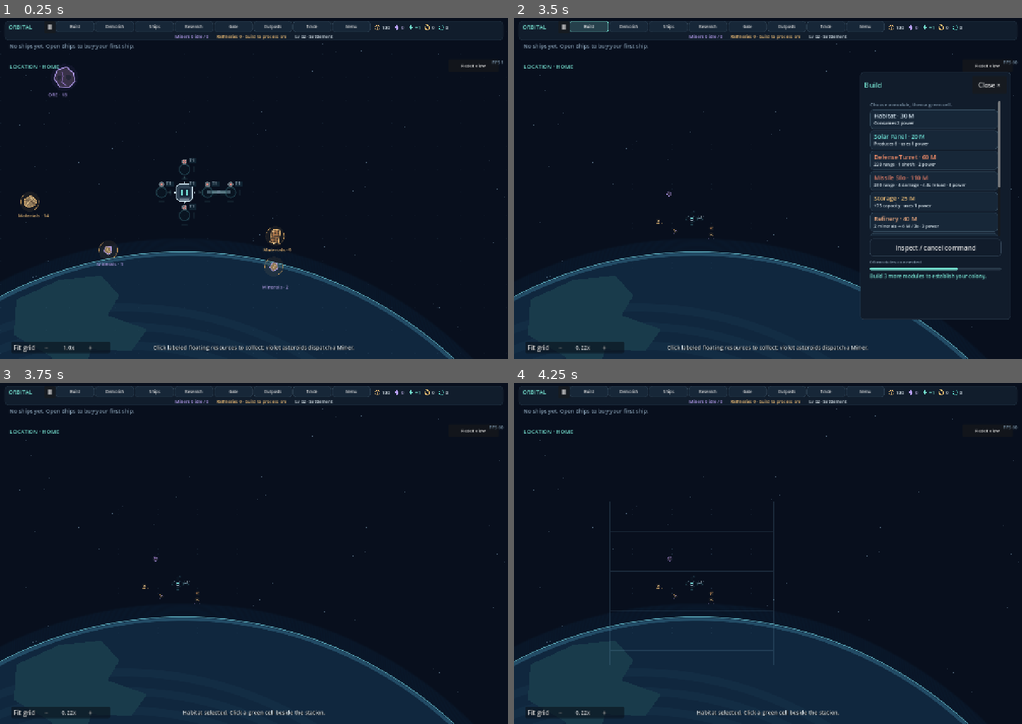
Above: before the commit, frames 1-4 (two rows, left to right).
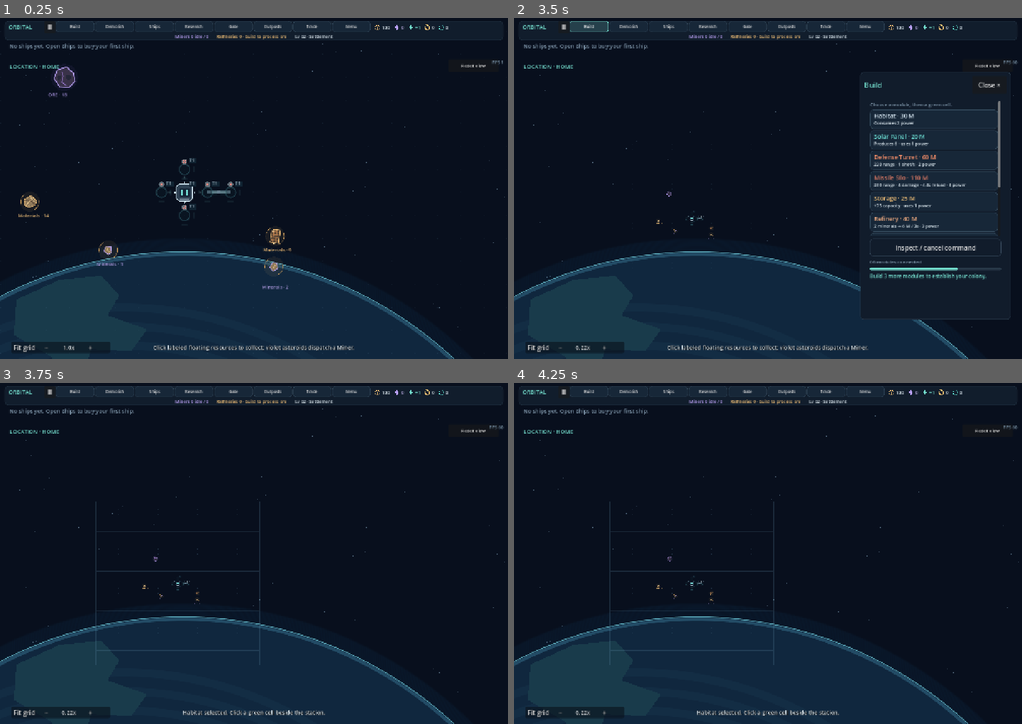
Above: after the commit, the same moments.

Repository: pidiman/orbital
Game: Godot game, scene res://orbital.tscn
Same seed, same stepped clock (60 frames per second), same inputs: the game is played once before the commit and once after it.
Inputs (mouse positions are in pixels of both pictures, inside the frame that each line leads up to):
- Up to frame 1 (0.25 s): no input
- Up to frame 2 (3.5 s): click "Fit grid" at 0.5 s; click "−" at 1.25 s; click "+" at 2 s; click "Build" at 2.75 s
- Up to frame 3 (3.75 s): click (421, 485) at 3.5 s
- Up to frame 4 (4.25 s): no input

Frames 1-2 are identical in both runs. In frame 3, 0.4% of the frame differs, in the area x 18-52%, y 34-72%; in frame 4, nothing differs.

Commit message:
Fix frame time stutter (spike diagnosis) and slow module placement (sync recalc investigation)

Diff:
--- a/scripts/cargo_shuttle.gd
+++ b/scripts/cargo_shuttle.gd
@@ -136,6 +136,7 @@
 	return true
 
 func tick() -> void:
+	if routes.is_empty(): return
 	for id: int in routes.keys():
 		if not fleet.model.ships.has(id): routes.erase(id); continue
 		var route: Dictionary = routes[id]
--- a/scripts/docking_model.gd
+++ b/scripts/docking_model.gd
@@ -5,6 +5,7 @@
 var ships: Dictionary = {}
 var usage: Dictionary = {}
 var suspended: bool = false
+var reconcile_key: String = ""
 var fleet_ref: WeakRef
 var fleet: RefCounted:
 	get: return fleet_ref.get_ref()
@@ -30,6 +31,11 @@
 
 func reconcile() -> void:
 	if suspended: return
+	# Model and fleet both emit changed for one simulation tick. Avoid running
+	# the full parking/capacity scan twice when the relevant state is identical.
+	var current_key: String = str(fleet.model.modules) + str(fleet.model.ships) + str(fleet.jobs) + str(fleet.transport.jobs) + str(fleet.collection.jobs) + str(fleet.cargo.routes) + str(fleet.repairs.jobs)
+	if current_key == reconcile_key: return
+	reconcile_key = current_key
 	var available: Dictionary = docks()
 	var next_ships: Dictionary = {}
 	var next_usage: Dictionary = {}
--- a/scripts/gate_panel.gd
+++ b/scripts/gate_panel.gd
@@ -48,8 +48,6 @@
 	locations_label = hud._label(locations_scroll, "", 13, hud.INK)
 	var note: Label = hud._label(column, "Jump Ships can found outposts. Local Miners deposit there. Outposts support Solar, Storage, Space Dock and Gates. Resource hauling stays within each region.", 12, hud.MUTED)
 	note.autowrap_mode = TextServer.AUTOWRAP_WORD_SMART
-	fleet.changed.connect(refresh)
-	fleet.model.changed.connect(refresh)
 	refresh()
 	hide()
 
--- a/scripts/gate_transport.gd
+++ b/scripts/gate_transport.gd
@@ -9,6 +9,7 @@
 	get: return fleet.model.locations.legacy_locations()
 	set(value): fleet.model.locations.import_locations(value)
 var jobs: Dictionary = {}
+var gate_sync_key: String = ""
 var fleet_ref: WeakRef
 var fleet: RefCounted:
 	get: return fleet_ref.get_ref()
@@ -21,6 +22,9 @@
 	sync_gates()
 
 func sync_gates() -> void:
+	var key: String = str(fleet.model.modules)
+	if key == gate_sync_key: return
+	gate_sync_key = key
 	fleet.model.capability_states("teleport", {"jumps": 0})
 
 func location(ship_id: int) -> String:
--- a/scripts/hud.gd
+++ b/scripts/hud.gd
@@ -87,6 +87,7 @@
 var tool_buttons: Dictionary = {}
 var selected: String = ""
 var status_time: float = 0.0
+var refresh_pending: bool = false
 var floating: Array[Dictionary] = []
 var compact_resources: HBoxContainer
 var resource_bar: PanelContainer
@@ -316,8 +317,11 @@
 		root.add_child(dev_panel)
 	fleet.transport.arrived.connect(func(ship_id: int, region_id: String) -> void: message("Ship #%d arrived at %s. Use Ships commands for local operations." % [ship_id, fleet.regions.catalog[region_id].name]))
 	fleet.diplomacy.mission_completed.connect(_trade_completed)
-	model.changed.connect(refresh)
-	fleet.changed.connect(refresh)
+	# Coalesce the many model/fleet signals emitted by one simulation tick. The
+	# previous direct connections refreshed the entire HUD synchronously for each
+	# signal, creating periodic frame-time spikes.
+	model.changed.connect(_queue_refresh)
+	fleet.changed.connect(_queue_refresh)
 	model.level_reached.connect(_level_up)
 	refresh()
 	message("Welcome, commander. Click amber debris to collect materials.", false, 7.0)
@@ -390,7 +394,14 @@
 	goal_bar.value = mini(model.modules.size(), 9)
 	_refresh_ships()
 	_refresh_upgrade()
+	if is_instance_valid(gate_panel) and gate_panel.visible: gate_panel.refresh()
+	if is_instance_valid(research_panel) and research_panel.visible: research_panel.refresh()
+	if is_instance_valid(trade_panel) and trade_panel.visible: trade_panel.refresh()
+	if is_instance_valid(region_navigation) and region_navigation.visible: region_navigation.refresh()
 	goal_label.text = "Build %d more modules to establish your colony." % (9 - model.modules.size()) if model.modules.size() < 9 else "Colony established. Keep growing."
+
+func _queue_refresh() -> void:
+	refresh_pending = true
 
 func message(text: String, error: bool = false, duration: float = 4.0) -> void:
 	status_label.text = text
@@ -409,6 +420,9 @@
 	floating.append({"label": label, "time": 0.0, "duration": 1.2})
 
 func _process(delta: float) -> void:
+	if refresh_pending:
+		refresh_pending = false
+		refresh()
 	status_label.tooltip_text = status_label.text
 	fps_refresh_remaining -= delta
 	if fps_refresh_remaining <= 0.0:
@@ -843,16 +857,12 @@
 	command_buttons.clear()
 	capability_buttons.clear()
 	sell_buttons.clear()
-	fleet.changed.disconnect(trade_panel.refresh)
-	model.changed.disconnect(trade_panel.refresh)
 	root.remove_child(trade_panel)
 	trade_panel.queue_free()
 	trade_panel = TradePanel.new()
 	trade_panel.hud = self
 	trade_panel.fleet = fleet
 	root.add_child(trade_panel)
-	fleet.changed.disconnect(region_navigation.refresh)
-	model.changed.disconnect(region_navigation.refresh)
 	region_navigation.location_label.queue_free()
 	root.remove_child(region_navigation)
 	region_navigation.queue_free()
--- a/scripts/material_collection.gd
+++ b/scripts/material_collection.gd
@@ -10,6 +10,7 @@
 var model: StationModel
 var fleet_ref: WeakRef
 var supply_ref: WeakRef
+var depot_sync_key: String = ""
 var fleet: RefCounted:
 	get: return fleet_ref.get_ref()
 var supply: RefCounted:
@@ -23,6 +24,9 @@
 	sync_depots()
 
 func sync_depots() -> void:
+	var key: String = str(model.modules)
+	if key == depot_sync_key: return
+	depot_sync_key = key
 	model.capability_states("material_depot", {"delivered": 0})
 
 static func depot_position(point: Vector2) -> Vector2:
--- a/scripts/region_navigation.gd
+++ b/scripts/region_navigation.gd
@@ -100,8 +100,6 @@
 	target_rows.size_flags_horizontal = Control.SIZE_EXPAND_FILL
 	scroll.add_child(target_rows)
 	hud._label(column, "Mining requires a local outpost and Miner. Hauling to Home is not available yet.", 12, hud.MUTED)
-	fleet.changed.connect(refresh)
-	fleet.model.changed.connect(refresh)
 	refresh()
 	# Keep location persistent; region shortcuts belong inside the Regions menu.
 	location_label.reparent(hud.root)
--- a/scripts/repair_ship.gd
+++ b/scripts/repair_ship.gd
@@ -8,6 +8,7 @@
 const FIELDS: Array[String] = ["jobs"]
 var fleet_ref: WeakRef
 var jobs: Dictionary = {}
+var assignment_dirty: bool = true
 var fleet: RefCounted:
 	get: return fleet_ref.get_ref()
 var model: StationModel:
@@ -15,9 +16,22 @@
 
 func _init(owner_fleet: RefCounted) -> void:
 	fleet_ref = weakref(owner_fleet)
+	owner_fleet.model.module_damaged.connect(func(_position: Vector2) -> void: assignment_dirty = true)
+	owner_fleet.model.module_hp_changed.connect(func(_position: Vector2) -> void: assignment_dirty = true)
+	owner_fleet.model.module_removed.connect(func(_position: Vector2) -> void: assignment_dirty = true)
 
 func advance(delta: float) -> void:
-	_assign_idle_ships()
+	var has_repair_ship: bool = false
+	for ship_id: int in model.ships:
+		if model.ship_catalog[model.ships[ship_id]].has("repair"):
+			has_repair_ship = true
+			break
+	if not has_repair_ship and jobs.is_empty(): return
+	if assignment_dirty:
+		_assign_idle_ships()
+		assignment_dirty = false
+	elif jobs.is_empty():
+		return
 	for ship_id: int in jobs.keys():
 		if not model.ships.has(ship_id):
 			jobs.erase(ship_id)
@@ -66,11 +80,22 @@
 func _assign_idle_ships() -> void:
 	var claimed: Dictionary = {}
 	for job: Dictionary in jobs.values(): claimed[job.target] = true
+	# Scan module health once per simulation tick, then let each Repair Ship
+	# choose from that small candidate set. The old path rescanned every module
+	# once per repair ship even when nothing was damaged.
+	var damaged_by_region: Dictionary = {}
+	for id: String in model.locations.structures:
+		var structure: Dictionary = model.locations.structures[id]
+		var scope: StationModel = model if structure.station_id == model.locations.primary_station() else model.scoped_station(structure.station_id)
+		if scope.module_hp(structure.position) < scope.module_max_hp(structure.position):
+			if not damaged_by_region.has(structure.region): damaged_by_region[structure.region] = []
+			damaged_by_region[structure.region].append(id)
+	if damaged_by_region.is_empty(): return
 	for ship_id: int in model.ships:
 		var definition: Dictionary = model.ship_catalog[model.ships[ship_id]]
 		if not definition.has("repair") or jobs.has(ship_id) or fleet.unit_busy(ship_id): continue
 		var region: String = model.locations.ship_region(ship_id)
-		var target: String = _nearest_damaged(region, claimed, ship_id)
+		var target: String = _nearest_damaged(region, claimed, ship_id, damaged_by_region.get(region, []))
 		if target.is_empty(): continue
 		var structure: Dictionary = model.locations.structures[target]
 		var capability: Dictionary = definition.repair
@@ -79,13 +104,13 @@
 		claimed[target] = true
 		changed.emit()
 
-func _nearest_damaged(region: String, claimed: Dictionary, ship_id: int) -> String:
+func _nearest_damaged(region: String, claimed: Dictionary, ship_id: int, candidates: Array = []) -> String:
 	var best: String = ""
 	var distance: float = INF
 	var ship_record: Dictionary = model.locations.ships.get(ship_id, {})
 	var origin: Vector2 = Vector2.ZERO
 	if ship_record.has("purchase_position"): origin = ship_record.purchase_position
-	for id: String in model.locations.structures:
+	for id: String in candidates:
 		var structure: Dictionary = model.locations.structures[id]
 		if structure.region != region or structure.owner != model.locations.rules.primary_station.owner or claimed.has(id): continue
 		var scope: StationModel = model if structure.station_id == model.locations.primary_station() else model.scoped_station(structure.station_id)
--- a/scripts/research_model.gd
+++ b/scripts/research_model.gd
@@ -8,6 +8,7 @@
 	set(value): model.import_capability_states("research", value)
 var model_ref: WeakRef
 var trade_ref: WeakRef
+var lab_sync_key: String = ""
 var model: StationModel:
 	get: return model_ref.get_ref()
 var trade: RefCounted:
@@ -23,6 +24,9 @@
 	sync_labs()
 
 func sync_labs() -> void:
+	var key: String = str(model.modules)
+	if key == lab_sync_key: return
+	lab_sync_key = key
 	model.capability_states("research", {"completed": 0})
 
 func unlocked(category: String, item: String) -> bool:
--- a/scripts/research_panel.gd
+++ b/scripts/research_panel.gd
@@ -44,8 +44,6 @@
 			hud.message("%s researched. Module unlocked permanently." % definition.name if error.is_empty() else error, not error.is_empty())
 			refresh())
 		research_buttons[id] = button
-	fleet.changed.connect(refresh)
-	fleet.model.changed.connect(refresh)
 	refresh()
 	hide()
 
--- a/scripts/save_store.gd
+++ b/scripts/save_store.gd
@@ -27,6 +27,7 @@
 var autosave_blocked: bool = false
 var dirty: bool = false
 var autosave_elapsed: float = 0.0
+var autosave_debounce: float = 0.0
 var last_error: String = ""
 var preserved: Dictionary = {}
 var decode_error: String = ""
@@ -64,12 +65,16 @@
 
 func request_autosave() -> void:
 	dirty = true
+	# Defer disk I/O until the placement/action frame has rendered. Multiple
+	# model signals from one action share this short debounce window.
+	autosave_debounce = maxf(autosave_debounce, 0.25)
 
 func advance(delta: float) -> void:
 	if not enabled or autosave_blocked:
 		return
 	autosave_elapsed += delta
-	if dirty or autosave_elapsed >= 10.0:
+	autosave_debounce = maxf(0.0, autosave_debounce - delta)
+	if (dirty and autosave_debounce <= 0.0) or autosave_elapsed >= 10.0:
 		save_game()
 
 func snapshot() -> Dictionary:
@@ -610,6 +615,7 @@
 	preserved = migrated.duplicate(true)
 	dirty = false
 	autosave_elapsed = 0.0
+	autosave_debounce = 0.0
 	restored.emit()
 	model.changed.emit()
 	fleet.changed.emit()
--- a/scripts/station_board.gd
+++ b/scripts/station_board.gd
@@ -15,6 +15,9 @@
 var pulses: Array[Dictionary] = []
 var placement_cache: Array[Vector2i] = []
 var placement_cache_key: String = ""
+var placement_cache_target_key: String = ""
+var placement_scan: Array[Vector2i] = []
+var placement_scan_index: int = 0
 var connector_masks: Dictionary = {}
 var connector_module_masks: Dictionary = {}
 var connector_edges: Array[Array] = []
@@ -49,6 +52,11 @@
 	var pulse_count: int = pulses.size()
 	pulses = pulses.filter(func(p: Dictionary) -> bool: return p.time < 0.65)
 	needs_redraw = needs_redraw or pulse_count > 0 or not pulses.is_empty()
+	if not selected.is_empty() and selected != "__demolish__":
+		# Build the valid-cell preview incrementally. A full 17×17 sweep invokes
+		# placement validation hundreds of times and used to block the first frame
+		# after every placement.
+		if _update_placement_cache(32): needs_redraw = true
 	if needs_redraw: queue_redraw()
 
 func _on_built(world_position: Vector2, _kind: String) -> void:
@@ -88,7 +96,6 @@
 		for y in range(model.build_grid_dimensions().y + 1):
 			var offset: float = -edge.y + y * cell_size
 			draw_line(center + Vector2(-edge.x, offset), center + Vector2(edge.x, offset), grid_color, 1)
-		_update_placement_cache()
 		for cell: Vector2i in placement_cache:
 			draw_rect(Rect2(cell_position(cell) - Vector2.ONE * (cell_size / 2 - 3), Vector2.ONE * (cell_size - 6)), Color(0.3, 0.83, 0.73, 0.07))
 	if connector_masks_dirty:
@@ -252,15 +259,30 @@
 
 func _invalidate_placement_cache() -> void:
 	placement_cache_key = ""
+	placement_cache_target_key = ""
+	placement_scan.clear()
+	placement_scan_index = 0
 	queue_redraw()
 
-func _update_placement_cache() -> void:
+func _update_placement_cache(budget: int = 32) -> bool:
 	var key: String = model.station_id + str(model.modules) + str(model.materials) + selected + str(snap_spacing) + str(snap_enabled)
-	if key == placement_cache_key: return
-	placement_cache_key = key
-	placement_cache.clear()
-	for x in range(-grid_radius.x, grid_radius.x + 1):
-		for y in range(-grid_radius.y, grid_radius.y + 1):
-			var cell := Vector2i(x, y)
-			if model.placement_error(cell_to_world(cell) + snap_offset(), selected).is_empty():
-				placement_cache.append(cell)
+	if key == placement_cache_key: return false
+	if key != placement_cache_target_key:
+		placement_cache_target_key = key
+		placement_scan.clear()
+		for x in range(-grid_radius.x, grid_radius.x + 1):
+			for y in range(-grid_radius.y, grid_radius.y + 1):
+				placement_scan.append(Vector2i(x, y))
+		placement_scan_index = 0
+		placement_cache.clear()
+	var processed: int = 0
+	while placement_scan_index < placement_scan.size() and processed < budget:
+		var cell: Vector2i = placement_scan[placement_scan_index]
+		if model.placement_error(cell_to_world(cell) + snap_offset(), selected).is_empty():
+			placement_cache.append(cell)
+		placement_scan_index += 1
+		processed += 1
+	if placement_scan_index >= placement_scan.size():
+		placement_cache_key = key
+		return false
+	return true
--- a/scripts/trade_panel.gd
+++ b/scripts/trade_panel.gd
@@ -59,8 +59,6 @@
 	history_label = hud._label(column, "", 13, hud.MUTED)
 	history_label.autowrap_mode = TextServer.AUTOWRAP_WORD_SMART
 	hud._label(column, "Cargo paid at launch. Decommissioning returns cargo. Standing caps at 100.", 12, hud.MUTED)
-	fleet.changed.connect(refresh)
-	fleet.model.changed.connect(refresh)
 	refresh()
 	hide()
 
